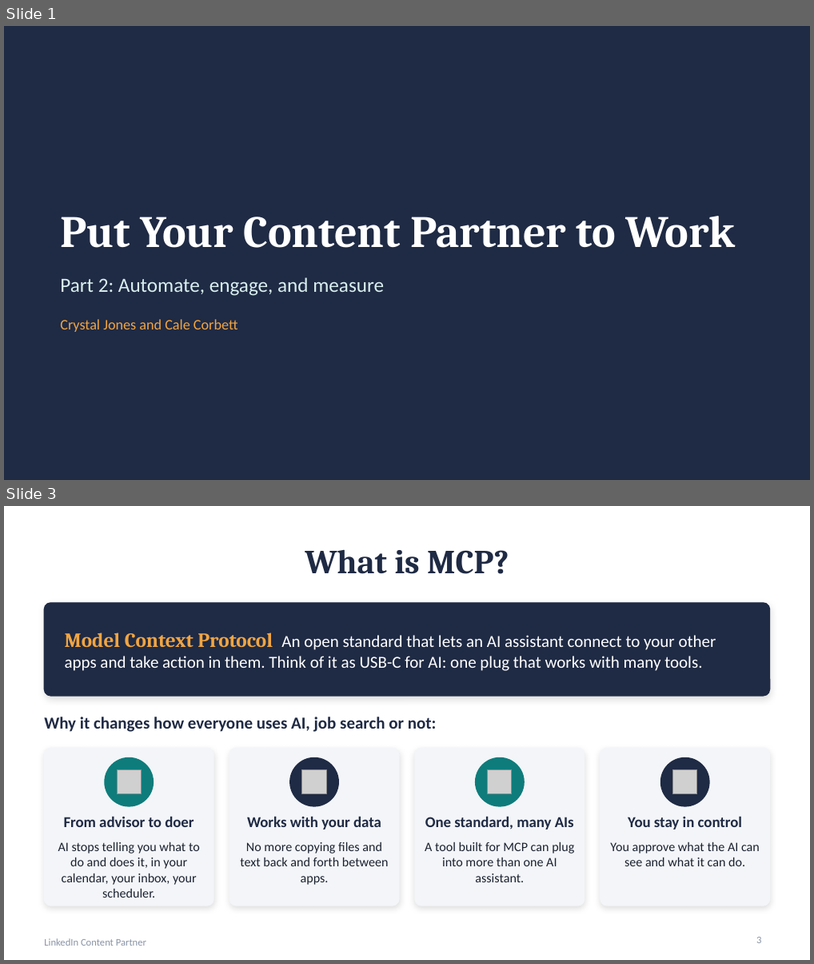
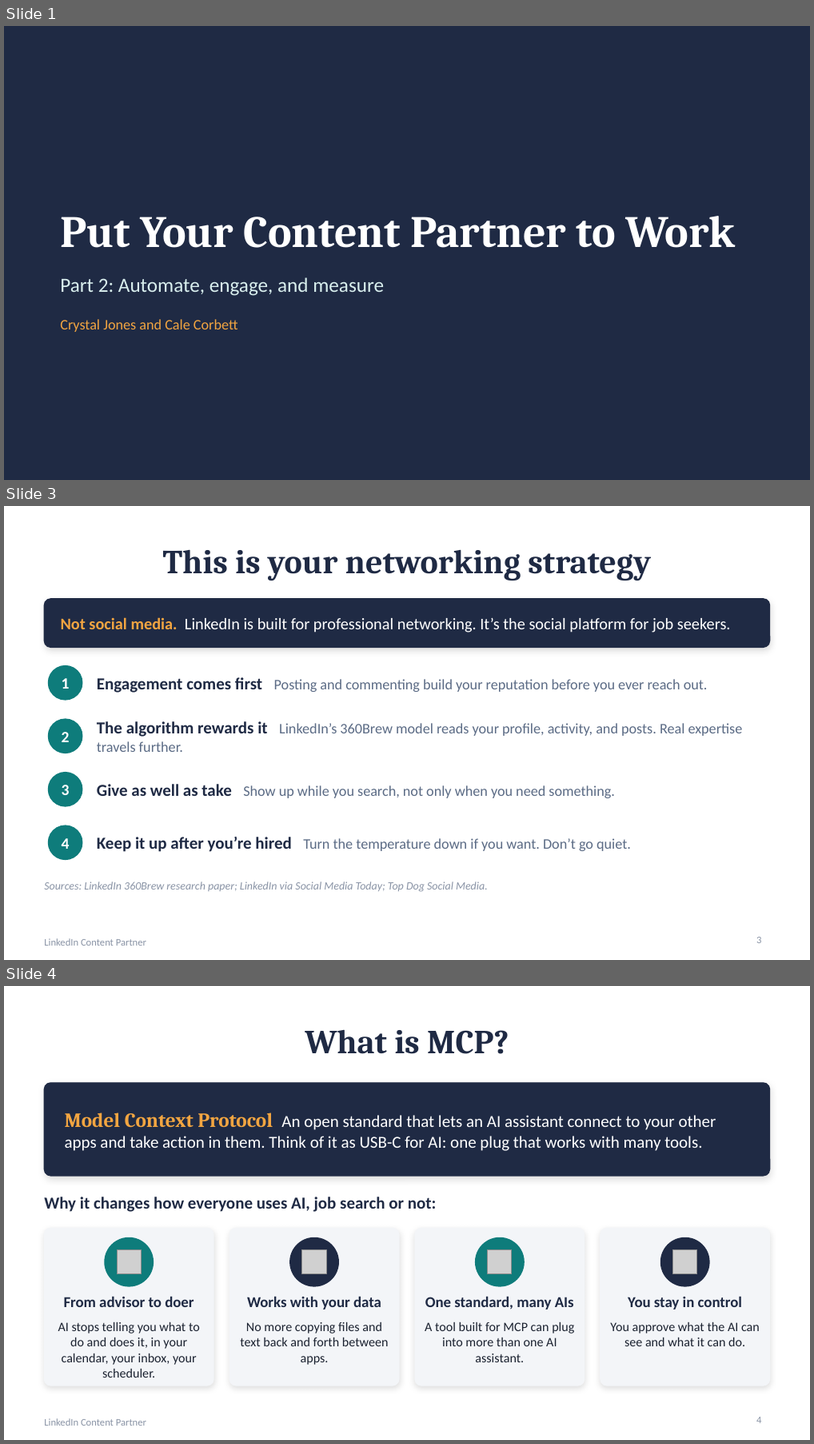
Before and after one commit to crystaljonespmp/LinkedIn-Content-Partner-Automation, a slide deck: PowerPoint/LinkedIn-Content-Partner-Automation-Slides.pptx. Shown one above the other, each under a label of ours: slides 1 and 3 before the commit, slides 1, 3 and 4 after it; the slides between them are not shown. The pictures are 814x964 and 814x1444 pixels, drawn with LibreOffice and Linux fonts; fonts in the diff are those of the drawing; grey boxes stand for pictures. Boxes give left, top, right and bottom in pixels: in the first picture for what was removed or moved away, otherwise in the second. Text is boxed around its words. In the diff, an @@ line names an element or a change of style, - is before the commit and + after.

```diff
--- a/PowerPoint/LinkedIn-Content-Partner-Automation-Slides.pptx
+++ b/PowerPoint/LinkedIn-Content-Partner-Automation-Slides.pptx
@@ slide 3 added at (x1=4, y1=506, x2=810, y2=960), background #FFFFFF; not listed: 1 template element that a slide beside it also shows @@
@@ title added at (x1=163, y1=549, x2=651, y2=581), 30 pt, text #1F2A44, bold @@
+This is your networking strategy
@@ rounded rectangle added at (x1=44, y1=599, x2=770, y2=647), fill #1F2A44, outline #1F2A44 1 pt @@
@@ text added at (x1=61, y1=617, x2=731, y2=632), 14.5 pt, text #FFFFFF @@
+Not social media. LinkedIn is built for professional networking. It’s the social platform for job seekers.
@@ ellipse added at (x1=48, y1=666, x2=82, y2=700), fill #0E7C7B, outline #0E7C7B 1 pt @@
@@ text added at (x1=62, y1=678, x2=70, y2=688), 14 pt, text #FFFFFF, bold @@
+1
@@ text added at (x1=97, y1=677, x2=708, y2=692), 13 pt, text #5B6B85 @@
+Engagement comes first Posting and commenting build your reputation before you ever reach out.
@@ ellipse added at (x1=48, y1=719, x2=82, y2=752), fill #0E7C7B, outline #0E7C7B 1 pt @@
@@ text added at (x1=97, y1=721, x2=743, y2=752), 13 pt, text #5B6B85 @@
+The algorithm rewards it LinkedIn’s 360Brew model reads your profile, activity, and posts. Real expertise travels further.
@@ text added at (x1=62, y1=732, x2=70, y2=742), 14 pt, text #FFFFFF, bold @@
+2
@@ ellipse added at (x1=48, y1=772, x2=82, y2=806), fill #0E7C7B, outline #0E7C7B 1 pt @@
@@ text added at (x1=62, y1=784, x2=70, y2=795), 14 pt, text #FFFFFF, bold @@
+3
@@ text added at (x1=97, y1=784, x2=615, y2=798), 13 pt, text #5B6B85 @@
+Give as well as take Show up while you search, not only when you need something.
@@ ellipse added at (x1=48, y1=825, x2=82, y2=860), fill #0E7C7B, outline #0E7C7B 1 pt @@
@@ text added at (x1=62, y1=838, x2=70, y2=848), 14 pt, text #FFFFFF, bold @@
+4
@@ text added at (x1=97, y1=836, x2=631, y2=852), 13 pt, text #5B6B85 @@
+Keep it up after you’re hired Turn the temperature down if you want. Don’t go quiet.
@@ text added at (x1=44, y1=881, x2=488, y2=892), 10 pt, text #8A94A6, italic @@
+Sources: LinkedIn 360Brew research paper; LinkedIn via Social Media Today; Top Dog Social Media.
@@ page number added at (x1=757, y1=936, x2=762, y2=943), 9 pt, text #8A94A6 @@
+3
@@ what was slide 3 is now slide 4 @@
@@ page number at (x1=757, y1=1416, x2=762, y2=1423): text changed @@
-3
+4
```
Also in this commit, not shown: 1 slide changed.
